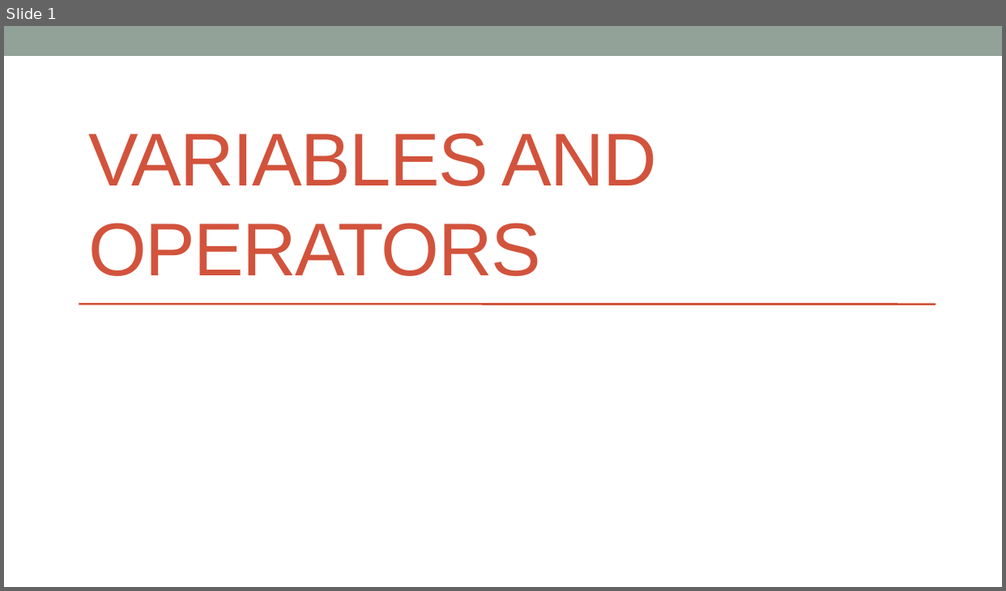
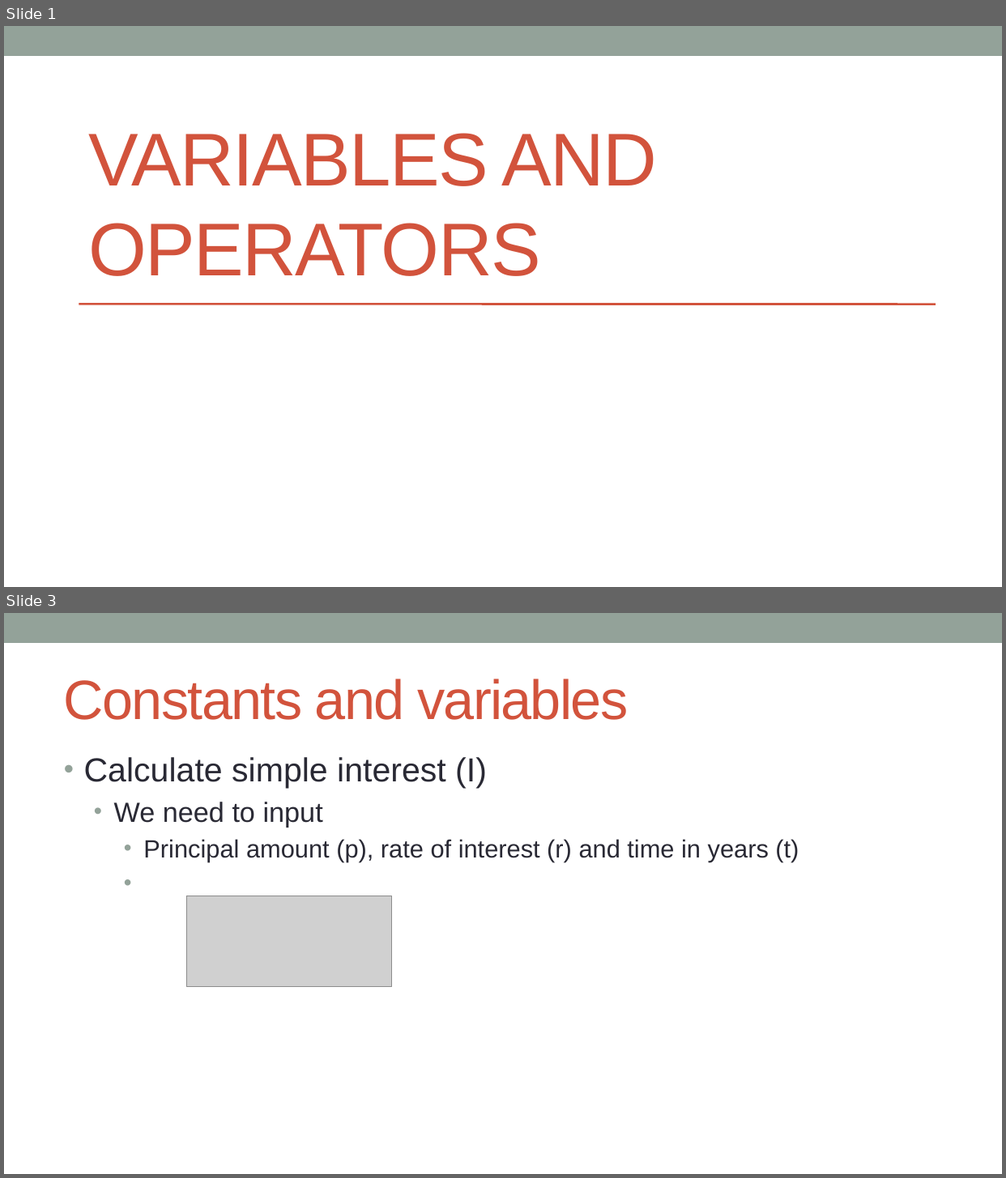
Before and after one commit to kanhu-pcr-code/bioinfo-PERL-course, a slide deck: PPTs/Variables and operators.pptx. Shown one above the other, each under a label of ours: slide 1 before the commit, slides 1 and 3 after it; the slides between them are not shown. The pictures are 1006x591 and 1006x1178 pixels, drawn with LibreOffice and Linux fonts; fonts in the diff are those of the drawing; grey boxes stand for pictures. Boxes give left, top, right and bottom in pixels: in the first picture for what was removed or moved away, otherwise in the second. Text is boxed around its words. In the diff, an @@ line names an element or a change of style, - is before the commit and + after.

```diff
--- a/PPTs/Variables and operators.pptx
+++ b/PPTs/Variables and operators.pptx
@@ slide 3 added at (4,613,1002,1174), background #FFFFFF; not listed: 1 template element that a slide beside it also shows @@
@@ title added at (64,679,628,720), 40 pt, text #D2533C @@
+Constants and variables
@@ text added at (84,757,799,862), 18 pt, text #292934 @@
+• Calculate simple interest (I)
+  • We need to input
+    • Principal amount (p), rate of interest (r) and time in years (t)
@@ picture added at (186,897,391,987) @@
```
Also in this commit, not shown: 1 slide changed, 6 other slides added, 8 other files.
